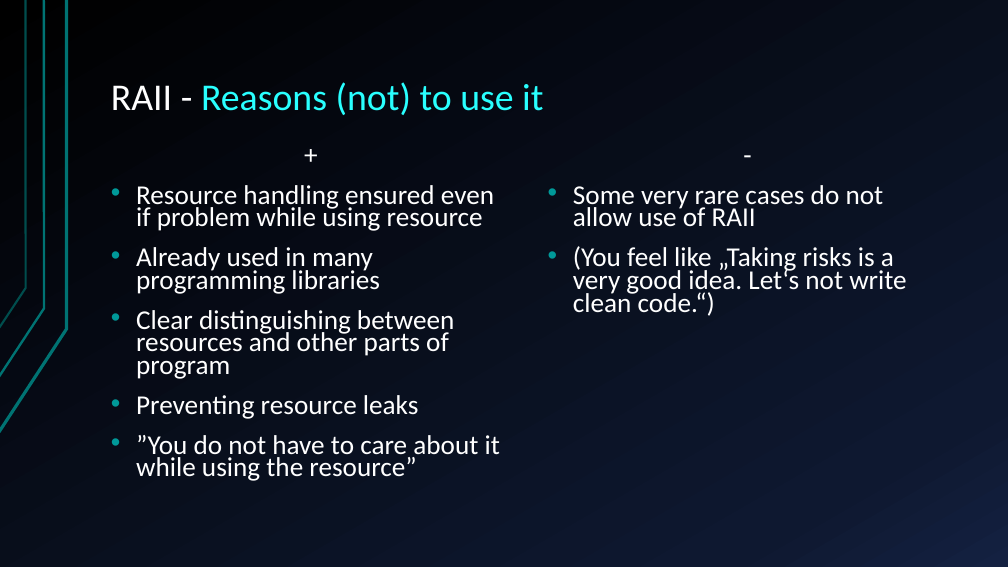
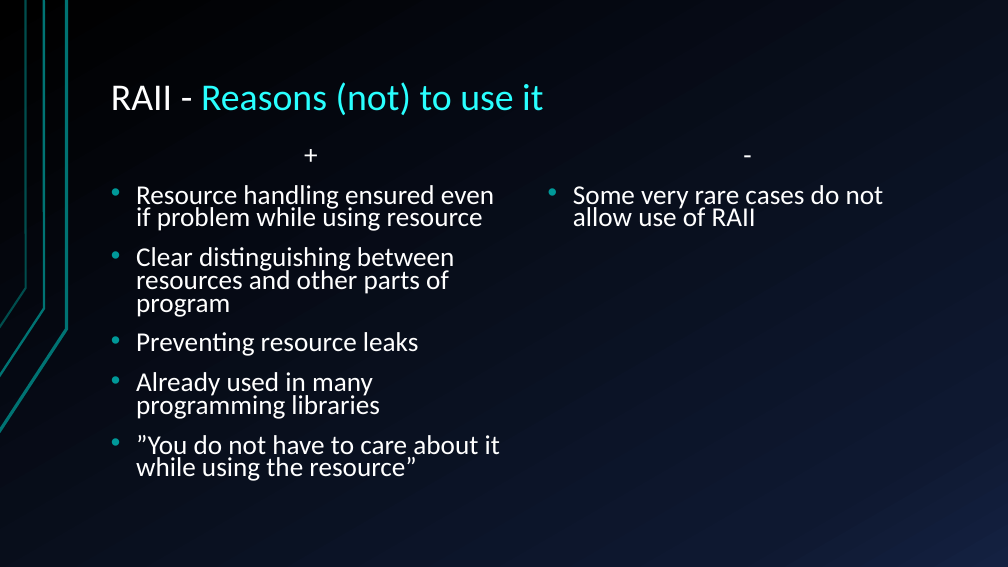
Before and after one commit to Empiire00/raii-se, a slide deck: slide 10 of Presentation/Resources_and_RAII.pptx (slide 9 before the commit). Drawn at 1008x567 pixels with LibreOffice and Linux fonts; fonts in the diff are those of the drawing. Boxes give left, top, right and bottom in pixels: in the first picture for what was removed or moved away, otherwise in the second. Text is boxed around its words. In the diff, an @@ line names an element or a change of style, - is before the commit and + after.

```diff
--- a/Presentation/Resources_and_RAII.pptx
+++ b/Presentation/Resources_and_RAII.pptx
@@ text at box(136, 247, 380, 294): paragraph removed @@
-• Already used in many programming libraries
@@ text at box(573, 246, 906, 316): paragraph removed @@
-• (You feel like „Taking risks is a very good idea. Let‘s not write clean code.“)
@@ text at box(136, 372, 380, 419): paragraph added @@
+• Already used in many programming libraries
```
Also in this commit, not shown: 4 other slides changed, 4 other files.
